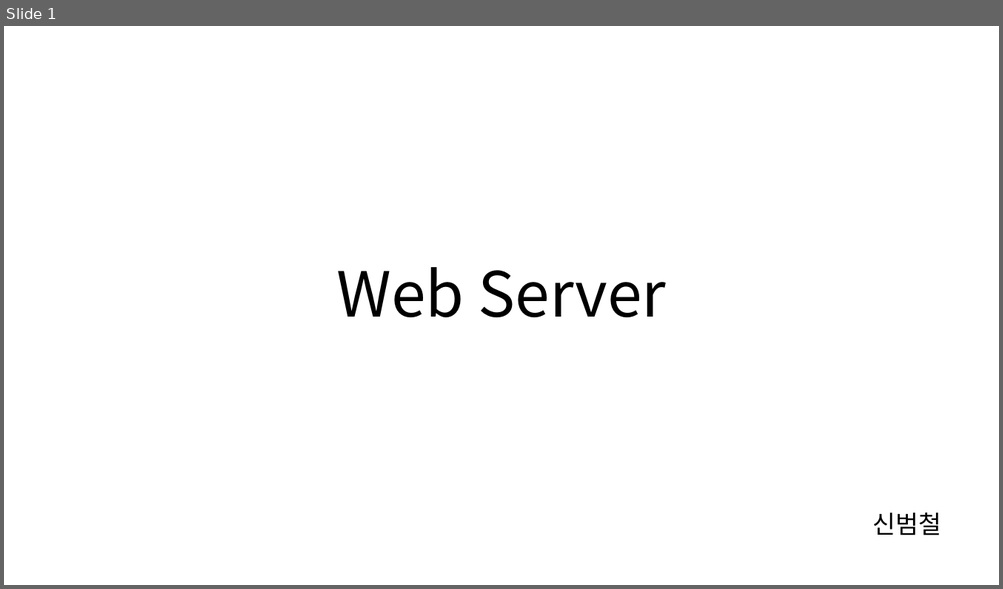
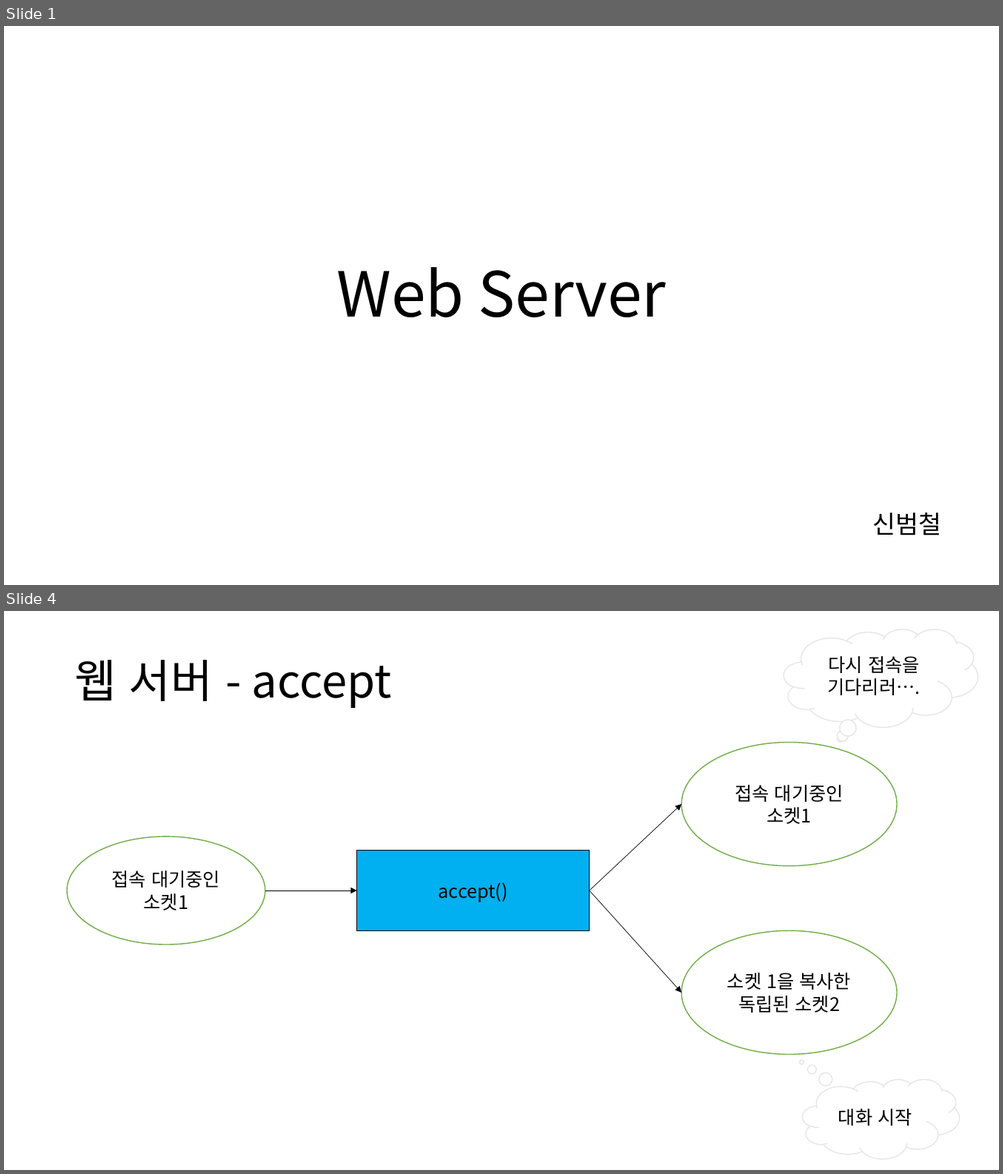
Before and after one commit to cs-study-org/cs-study, a slide deck: 16/beom/WebServer.pptx. Shown one above the other, each under a label of ours: slide 1 before the commit, slides 1 and 4 after it; the slides between them are not shown. The pictures are 1003x589 and 1003x1174 pixels, drawn with LibreOffice and Linux fonts; fonts in the diff are those of the drawing. Boxes give left, top, right and bottom in pixels: in the first picture for what was removed or moved away, otherwise in the second. Text is boxed around its words. In the diff, an @@ line names an element or a change of style, - is before the commit and + after.

```diff
--- a/16/beom/WebServer.pptx
+++ b/16/beom/WebServer.pptx
@@ slide 4 added at bbox=[4, 611, 999, 1170], background #FFFFFF @@
@@ thought cloud added at bbox=[784, 629, 978, 726], fill #FFFFFF, outline #E7E6E6 1 pt, 18 pt, text #000000 @@
+다시 접속을 기다리러….
@@ title added at bbox=[74, 660, 392, 708], 44 pt, text #000000 @@
+웹 서버 - accept
@@ ellipse added at bbox=[681, 742, 897, 866], fill #FFFFFF, outline #70AD47 1 pt, 18 pt, text #000000 @@
+접속 대기중인 소켓1
@@ arrow added from (589, 891) to (681, 804), #000000 0.5 pt @@
@@ ellipse added at bbox=[67, 837, 265, 945], fill #FFFFFF, outline #70AD47 1 pt, 18 pt, text #000000 @@
+접속 대기중인 소켓1
@@ rectangle added at bbox=[357, 851, 589, 931], fill #00B0F0, outline #000000 1 pt, 18 pt, text #000000 @@
+accept()
@@ arrow added from (265, 891) to (357, 891), #000000 0.5 pt @@
@@ arrow added from (589, 891) to (681, 993), #000000 0.5 pt @@
@@ ellipse added at bbox=[681, 931, 897, 1055], fill #FFFFFF, outline #70AD47 1 pt, 18 pt, text #000000 @@
+소켓 1을 복사한 독립된 소켓2
@@ thought cloud added at bbox=[802, 1079, 959, 1159], fill #FFFFFF, outline #E7E6E6 1 pt, 18 pt, text #000000 @@
+대화 시작
```
Also in this commit, not shown: 2 slides changed, 7 other slides added, 9 slides removed.
